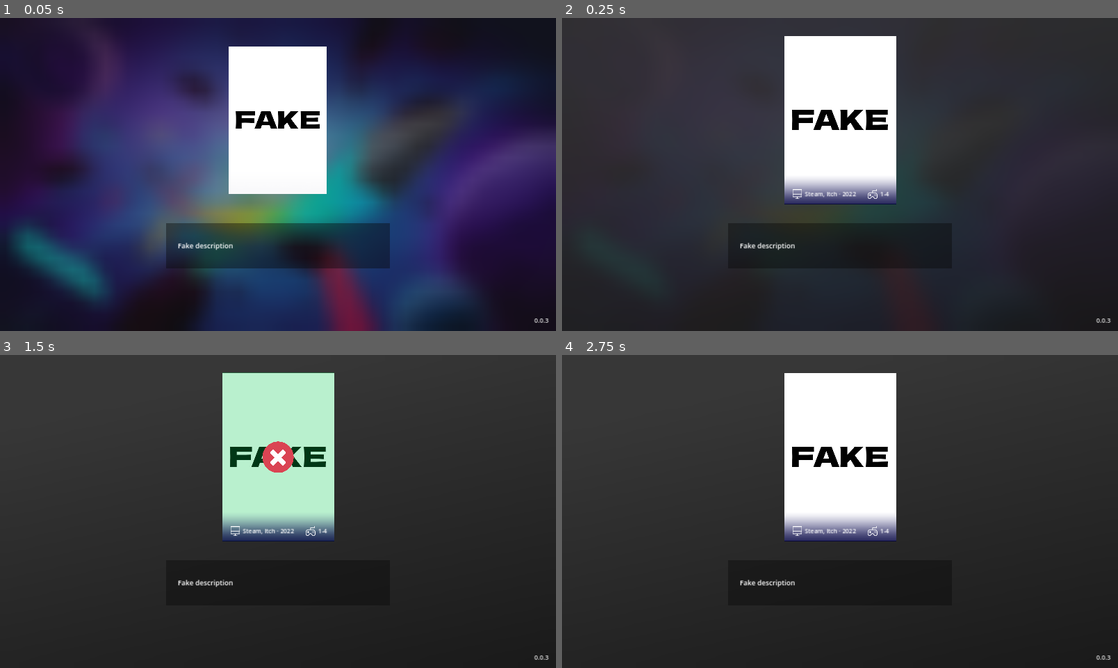
Above: before the commit, frames 1-4 (two rows, left to right).
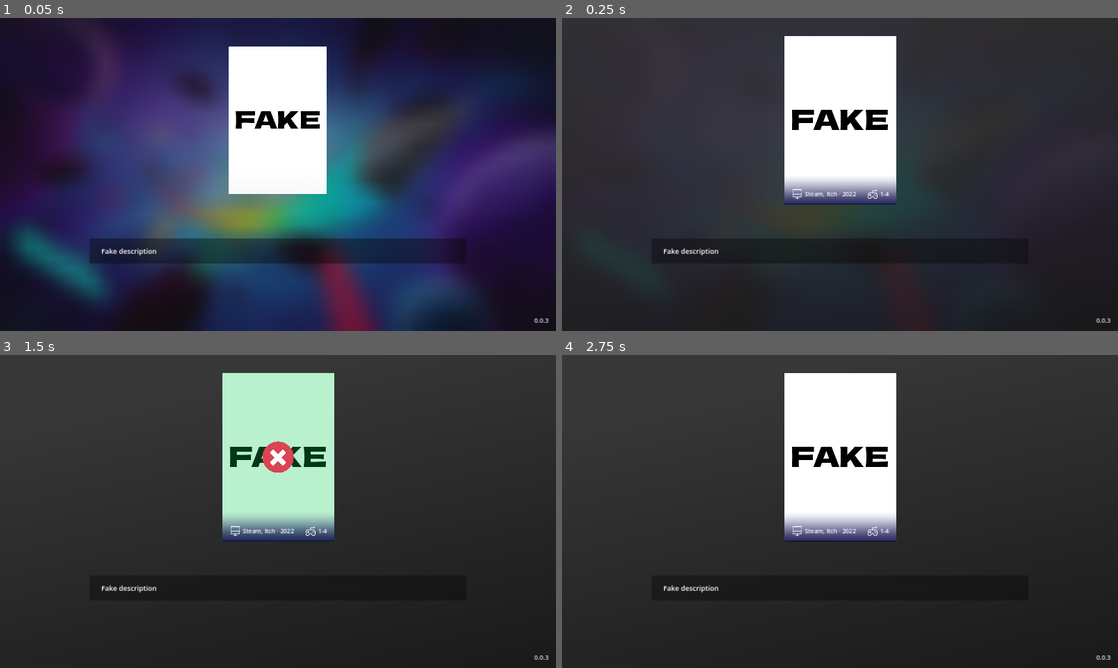
Above: after the commit, the same moments.

Repository: MrEliptik/game_launcher
Game: Godot game, scene res://scenes/app/app.tscn
Two runs of this game, one before a commit and one after it. Both use one fixed random seed, a clock stepped at 60 frames per second and the inputs below.
Inputs (mouse positions are in pixels of both pictures, inside the frame that each line leads up to):
- Up to frame 1 (0.05 s): no input
- Up to frame 2 (0.25 s): no input
- Up to frame 3 (1.5 s): move the mouse to (400, 495) at 0.52 s; hold Right (ui_right) 0.53-1.28 s; tap Enter at 1.25 s; move the mouse to (166, 527) at 1.27 s; hold Left (ui_left) from 1.28 s (still down)
- Up to frame 4 (2.75 s): tap Space at 2 s; move the mouse to (895, 442) at 2.02 s; release Left (ui_left) at 2.03 s; hold Right (ui_right) from 2.03 s (still down)

The runs differ from the first frame. In frame 1, 4.7% of the frame differs, in the area x 16-84%, y 65-80%; in frame 2, 0.2%; in frame 3, 0.2%; in frame 4, 0.2%.
Error in both runs: Invalid call. Nonexistent function 'has' in base 'Nil'. (res://shared/utils/update_checker.gd:29)

Commit message:
Add QR code showcase support for each game

Diff:
--- /dev/null
+++ b/qr_code/qr_code.gd
@@ -0,0 +1,666 @@
+## https://github.com/Greaby/godot-qrcode-generator
+class_name QrCode
+extends Node
+
+
+enum Encodings {NUMERIC, ALPHANUMERIC, KANJI, BYTES}
+
+enum ErrorCorrectionLevel {
+	LOW = 0,
+	MEDIUM = 1,
+	QUARTILE = 2,
+	HIGH = 3,
+}
+
+const ERROR_CORRECT_LEVEL_BITS = {
+	ErrorCorrectionLevel.LOW: 1,
+	ErrorCorrectionLevel.MEDIUM: 0,
+	ErrorCorrectionLevel.QUARTILE: 3,
+	ErrorCorrectionLevel.HIGH: 2,
+}
+
+const MAX_CAPACTITY = {
+	ErrorCorrectionLevel.LOW : [
+		19,34,55,80,108,136,156,194,232,274,324,370,428,461,523,589,
+		647,721,795,861,932,1006,1094,1174,1276,1370,1468,1531,1631,
+		1735,1843,1955,2071,2191,2306,2434,2566,2702,2812,2956
+	],
+	ErrorCorrectionLevel.MEDIUM : [
+		16,28,44,64,86,108,124,154,182,216,254,290,334,365,415,453,
+		507,563,627,669,714,782,860,914,1000,1062,1128,1193,1267,
+		1373,1455,1541,1631,1725,1812,1914,1992,2102,2216,2334
+	],
+	ErrorCorrectionLevel.QUARTILE: [
+		13,22,34,48,62,76,88,110,132,154,180,206,244,261,295,325,
+		367,397,445,485,512,568,614,664,718,754,808,871,911,985,
+		1033,1115,1171,1231,1286,1354,1426,1502,1582,1666
+	],
+	ErrorCorrectionLevel.HIGH: [
+		9,16,26,36,46,60,66,86,100,122,140,158,180,197,223,253,283,
+		313,341,385,406,442,464,514,538,596,628,661,701,745,793,845,
+		901,961,986,1054,1096,1142,1222,1276
+	]
+}
+
+const LENGTH_INFO_BITS = {
+	Encodings.NUMERIC : [10,12,14],
+	Encodings.ALPHANUMERIC : [9,11,13],
+	Encodings.KANJI : [8,10,12],
+	Encodings.BYTES : [8,16,16],
+}
+
+const ENCODING_INFO_BITS = {
+	Encodings.NUMERIC : [false, false, false, true],
+	Encodings.ALPHANUMERIC: [false, false, true, false],
+	Encodings.KANJI: [true, false, false, false],
+	Encodings.BYTES: [false, true, false, false],
+}
+
+const ECC_CODEWORDS_PER_BLOCK: Dictionary = {
+	ErrorCorrectionLevel.LOW : [
+		7,10,15,20,26,18,20,24,30,18,20,24,26,30,22,24,28,30,28,28,
+		28,28,30,30,26,28,30,30,30,30,30,30,30,30,30,30,30,30,30,30,
+	],
+	ErrorCorrectionLevel.MEDIUM: [
+		10,16,26,18,24,16,18,22,22,26,30,22,22,24,24,28,28,26,26,26,
+		26,28,28,28,28,28,28,28,28,28,28,28,28,28,28,28,28,28,28,28,
+	],
+	ErrorCorrectionLevel.QUARTILE: [
+		13,22,18,26,18,24,18,22,20,24,28,26,24,20,30,24,28,28,26,30,
+		28,30,30,30,30,28,30,30,30,30,30,30,30,30,30,30,30,30,30,30,
+	],
+	ErrorCorrectionLevel.HIGH: [
+		17,28,22,16,22,28,26,26,24,28,24,28,22,24,24,30,28,28,26,28,
+		30,24,30,30,30,30,30,30,30,30,30,30,30,30,30,30,30,30,30,30,
+	],
+}
+
+const NUM_ERROR_CORRECTION_BLOCKS: Dictionary = {
+	ErrorCorrectionLevel.LOW : [
+		1,1,1,1,1,2,2,2,2,4,4,4,4,4,6,6,6,6,7,8,8,9,9,10,
+		12,12,12,13,14,15,16,17,18,19,19,20,21,22,24,25,
+	],
+	ErrorCorrectionLevel.MEDIUM: [
+		1,1,1,2,2,4,4,4,5,5,5,8,9,9,10,10,11,13,14,16,17,17,
+		18,20,21,23,25,26,28,29,31,33,35,37,38,40,43,45,47,49,
+	],
+	ErrorCorrectionLevel.QUARTILE: [
+		1,1,2,2,4,4,6,6,8,8,8,10,12,16,12,17,16,18,21,20,23,23,
+		25,27,29,34,34,35,38,40,43,45,48,51,53,56,59,62,65,68,
+	],
+	ErrorCorrectionLevel.HIGH: [
+		1,1,2,4,4,4,5,6,8,8,11,11,16,16,18,16,19,21,25,25,25,34,
+		30,32,35,37,40,42,45,48,51,54,57,60,63,66,70,74,77,81,
+	],
+}
+
+const ALIGNMENT_PATTERNS = [
+		[],
+		[6, 18],
+		[6, 22],
+		[6, 26],
+		[6, 30],
+		[6, 34],
+		[6, 22, 38],
+		[6, 24, 42],
+		[6, 26, 46],
+		[6, 28, 50],
+		[6, 30, 54],
+		[6, 32, 58],
+		[6, 34, 62],
+		[6, 26, 46, 66],
+		[6, 26, 48, 70],
+		[6, 26, 50, 74],
+		[6, 30, 54, 78],
+		[6, 30, 56, 82],
+		[6, 30, 58, 86],
+		[6, 34, 62, 90],
+		[6, 28, 50, 72, 94],
+		[6, 26, 50, 74, 98],
+		[6, 30, 54, 78, 102],
+		[6, 28, 54, 80, 106],
+		[6, 32, 58, 84, 110],
+		[6, 30, 58, 86, 114],
+		[6, 34, 62, 90, 118],
+		[6, 26, 50, 74, 98, 122],
+		[6, 30, 54, 78, 102, 126],
+		[6, 26, 52, 78, 104, 130],
+		[6, 30, 56, 82, 108, 134],
+		[6, 34, 60, 86, 112, 138],
+		[6, 30, 58, 86, 114, 142],
+		[6, 34, 62, 90, 118, 146],
+		[6, 30, 54, 78, 102, 126, 150],
+		[6, 24, 50, 76, 102, 128, 154],
+		[6, 28, 54, 80, 106, 132, 158],
+		[6, 32, 58, 84, 110, 136, 162],
+		[6, 26, 54, 82, 110, 138, 166],
+		[6, 30, 58, 86, 114, 142, 170],
+	]
+
+const TERMINATOR_BITS = [false, false, false, false]
+
+const PADDING_BITS = [
+	[true,true,true,false,true,true,false,false],
+	[false,false,false,true,false,false,false,true],
+]
+
+var error_correct_level = ErrorCorrectionLevel.LOW
+
+var type_number : int = 1
+
+var encoding = Encodings.BYTES
+
+var module_count : int = 0
+
+var modules : Array = []
+
+var qr_data_list : Array = []
+var ecc_data_list : Array = []
+
+var qr_data_length : int = 0
+
+
+func get_data(input: String) -> Array:
+	var mask_pattern: int = _get_mask_pattern(input)
+	return generate(input, mask_pattern)
+
+
+func get_texture(input: String) -> ImageTexture:
+	var data: Array = get_data(input)
+	return _generate_texture_image(data)
+
+func get_num_raw_data_modules(ver: int) ->  int:
+		var result: int = (16 * ver + 128) * ver + 64
+		if ver >= 2:
+			var num_align: int = floor(ver / 7) + 2
+			result -= (25 * num_align - 10) * num_align - 55
+
+		if ver >= 7:
+			result -= 36
+
+		return result
+
+
+func generate(input: String, mask_pattern: int) -> Array:
+	_set_encoding_type(input)
+
+	_encode_data(input)
+
+	_set_minimum_type_number()
+
+	_set_info_segments()
+
+	_split_data_into_blocks()
+
+	_set_error_correction()
+
+	module_count = type_number * 4 + 17
+
+	modules = []
+	for row in range(module_count):
+		modules.insert(row , [])
+		for col in range(module_count):
+			modules[row].insert(col, null)
+
+	_set_position_detection_pattern(0, 0)
+	_set_position_detection_pattern(module_count - 7, 0)
+	_set_position_detection_pattern(0, module_count - 7)
+
+	_set_version_information()
+	_set_alignment_pattern()
+	_set_timing_pattern()
+
+	_setup_type_info(mask_pattern)
+
+	var zig_zag_positions = _get_data_zigzag_positions()
+	_set_data(zig_zag_positions)
+
+	_apply_mask_pattern(mask_pattern, zig_zag_positions)
+
+	return modules
+
+
+func _set_encoding_type(value: String) -> void:
+	var byte_array = value.to_utf8_buffer()
+
+	var is_numeric = true
+	for byte in byte_array:
+		is_numeric = is_numeric && byte >= 48 && byte <= 57
+
+	if is_numeric:
+		encoding = Encodings.NUMERIC
+		return
+
+	var is_alphanumeric = true
+	for character in value:
+		is_alphanumeric = is_alphanumeric && Utils.ALPHANUMERIC_CHARACTERS.has(character)
+
+	if is_alphanumeric:
+		encoding = Encodings.ALPHANUMERIC
+		return
+
+	encoding = Encodings.BYTES
+
+
+func _encode_data(value: String) -> void:
+	qr_data_length = len(value)
+
+	match encoding:
+		Encodings.NUMERIC:
+			_encode_numeric(value)
+		Encodings.ALPHANUMERIC:
+			_encode_alphanumeric(value)
+		Encodings.BYTES:
+			_encode_bytes(value)
+		Encodings.KANJI:
+			_encode_kanji(value)
+
+
+func _encode_numeric(value: String) -> void:
+	qr_data_list = []
+	var data = []
+	for index in range(0, ceil(value.length() / 3.0)):
+		data.append(value.substr(index * 3, 3).to_int())
+
+	for index in data.size():
+		var size = 10
+		if data[index] < 100:
+			size = 7
+
+		if data[index] < 10:
+			size = 4
+
+		qr_data_list.append_array(Utils.convert_to_binary(data[index], size))
+
+
+func _encode_alphanumeric(value: String) -> void:
+	qr_data_list = []
+	var data: Array = []
+	for index in range(0, ceil(value.length() / 2.0)):
+		var first_value: int = Utils.ALPHANUMERIC_CHARACTERS[value[index * 2]]
+		var second_value: int = -1
+
+		if index * 2 + 1 < value.length():
+			second_value = Utils.ALPHANUMERIC_CHARACTERS[value[index * 2 + 1]]
+
+		var result: Array
+		if second_value != -1:
+			result = Utils.convert_to_binary(first_value * 45 + second_value, 11)
+		else:
+			result = Utils.convert_to_binary(first_value, 6)
+
+		qr_data_list.append_array(result)
+
+
+func _encode_bytes(value: String) -> void:
+	qr_data_list = []
+	var byte_array = value.to_utf8_buffer()
+	for byte in byte_array:
+		qr_data_list.append_array(Utils.convert_to_binary(byte))
+
+
+func _encode_kanji(_value: String) -> void:
+	pass
+
+
+func _set_minimum_type_number() -> void:
+	var encoding_bits_size = len(ENCODING_INFO_BITS[encoding])
+
+	for version in range(1, 41):
+		var length_bits_size = _get_length_bits_size(version)
+
+		var total_bits_size = encoding_bits_size + length_bits_size + qr_data_list.size()
+		var total_bytes_size = ceil(total_bits_size / 8.0)
+
+		if total_bytes_size <= MAX_CAPACTITY[error_correct_level][version - 1]:
+			type_number = version
+			return
+
+
+func _get_length_bits_size(version: int) -> int:
+	var length_bits_size = LENGTH_INFO_BITS[encoding][0]
+
+	if version >= 10:
+		length_bits_size = LENGTH_INFO_BITS[encoding][1]
+
+	if version >= 27:
+		length_bits_size = LENGTH_INFO_BITS[encoding][2]
+
+	return length_bits_size
+
+
+func _set_info_segments() -> void:
+	var length_bits_size = _get_length_bits_size(type_number)
+	var length_bits = Utils.convert_to_binary(qr_data_length, length_bits_size)
+
+	qr_data_list = ENCODING_INFO_BITS[encoding] + length_bits + qr_data_list + TERMINATOR_BITS
+
+	var max_capacity = MAX_CAPACTITY[error_correct_level][type_number - 1]
+
+	if qr_data_list.size() / 8.0 > max_capacity:
+		qr_data_list.resize(max_capacity * 8)
+		return
+
+	while qr_data_list.size() % 8 != 0:
+		qr_data_list.append(false)
+
+	var padding_bits: Array = PADDING_BITS.duplicate(true)
+
+	while qr_data_list.size() / 8 < max_capacity:
+		qr_data_list.append_array(padding_bits[0])
+		padding_bits.reverse()
+
+
+func _split_data_into_blocks() -> void:
+	var num_blocks: int = NUM_ERROR_CORRECTION_BLOCKS[error_correct_level][type_number - 1]
+
+	var block_ecc_len: int = ECC_CODEWORDS_PER_BLOCK[error_correct_level][type_number - 1]
+
+	var raw_codewords: int = floor(get_num_raw_data_modules(type_number) / 8)
+	var num_short_blocks: int = num_blocks - raw_codewords % num_blocks
+	var short_block_len: int = floor(raw_codewords / num_blocks)
+
+	var result: = []
+	var off = 0
+
+	for block_index in range(num_blocks):
+		var end: int = off + (short_block_len - block_ecc_len + int(block_index >= num_short_blocks)) * 8
+
+		var block: Array = qr_data_list.slice(off, end);
+
+		result.push_back(block);
+		off = end
+
+	qr_data_list = result
+
+func _set_error_correction() -> void:
+	ecc_data_list = []
+	var block_ecc_len: int = ECC_CODEWORDS_PER_BLOCK[error_correct_level][type_number - 1]
+	var short_block_data_len: int = qr_data_list[0].size()
+
+	var rs = ReedSolomonGenerator.new(block_ecc_len)
+
+	for block_index in range(qr_data_list.size()):
+		ecc_data_list.append([])
+		var j = -1
+		var block_bytes = []
+		for index in qr_data_list[block_index].size():
+			if index % 8 == 0:
+				j += 1
+				block_bytes.append([])
+			block_bytes[j].append(qr_data_list[block_index][index])
+
+		for index in block_bytes.size():
+			block_bytes[index] = Utils.convert_to_decimal(block_bytes[index])
+
+		block_bytes = rs.get_remainder(block_bytes)
+
+		for byte in block_bytes:
+			ecc_data_list[block_index].append_array(Utils.convert_to_binary(byte, 8))
+
+
+func _apply_mask_pattern(mask_pattern: int, positions: Array) -> void:
+	var invert: bool = false
+
+	for position in positions:
+		match mask_pattern:
+			0:  invert = int(position.x + position.y) % 2 == 0
+			1:  invert = int(position.y) % 2 == 0
+			2:  invert = int(position.x) % 3 == 0
+			3:  invert = int(position.x + position.y) % 3 == 0
+			4:  invert = int(floor(position.x / 3) + floor(position.y / 2)) % 2 == 0
+			5:  invert = int(position.x * position.y) % 2 + int(position.x * position.y) % 3 == 0
+			6:  invert = (int(position.x * position.y) % 2 + int(position.x * position.y) % 3) % 2 == 0
+			7:  invert = (int(position.x + position.y) % 2 + int(position.x * position.y) % 3) % 2 == 0
+
+		if invert:
+			modules[position.x][position.y] = !modules[position.x][position.y]
+
+
+func _get_mask_pattern(input: String) -> int:
+	var min_lost_point = 0
+	var pattern = 0
+
+	for index in range(8):
+		generate(input, index)
+		var lost_point = get_lost_point()
+
+		if index == 0 or min_lost_point > lost_point:
+			min_lost_point = lost_point
+			pattern = index
+
+	return pattern
+
+
+func _set_position_detection_pattern(row, col) -> void:
+	for r in range(-1, 8):
+		for c in range(-1, 8):
+			if row + r <= -1 or module_count <= row + r or col + c <= -1 or module_count <= col + c:
+				continue
+
+			modules[row + r][col + c] = (
+				(0 <= r and r <= 6 and (c == 0 or c == 6) )
+				or (0 <= c and c <= 6 and (r == 0 or r == 6) )
+				or (2 <= r and r <= 4 and 2 <= c and c <= 4) )
+
+
+func _set_alignment_pattern() -> void:
+	var patterns = ALIGNMENT_PATTERNS[type_number - 1]
+
+	for row in patterns:
+		for col in patterns:
+			if modules[row][col] != null:
+				continue
+
+			for x in range(-2, 3):
+				for y in range(-2, 3):
+					modules[row + x][col + y] = (
+						x == -2 or x == 2 or y == -2 or y == 2
+						or (x == 0 and y == 0))
+
+
+func _set_timing_pattern() -> void:
+	for index in range(8, module_count - 8):
+		if modules[index][6] == null:
+			modules[index][6] = index % 2 == 0
+
+		if modules[6][index] == null:
+			modules[6][index] = index % 2 == 0
+
+
+func _set_version_information() -> void:
+	if type_number < 7:
+		return
+
+	var rem: int = type_number
+
+	for i in range(12):
+		rem = (rem << 1) ^ ((rem >> 11) * 0x1F25)
+
+	var bits: int = type_number << 12 | rem
+
+	for index in range(18):
+		var color: bool = ((bits >> index) & 1) != 0
+
+		var a: int = modules.size() - 11 + index % 3
+		var b: int = floor(index / 3)
+		modules[a][b] = color
+		modules[b][a] = color
+
+
+
+func _setup_type_info(mask_pattern) -> void:
+	var bits: int = 0;
+
+	var data = (ERROR_CORRECT_LEVEL_BITS[error_correct_level] << 3) | mask_pattern
+
+	var rem: int = data
+	for i in range(10):
+		rem = (rem << 1) ^ ((rem >> 9) * 0x537)
+	bits = (data << 10 | rem) ^ 0x5412;
+
+	for i in range(6):
+		modules[8][i] = ((bits >> i) & 1) == 1
+
+	modules[8][7] = ((bits >> 6) & 1) == 1
+	modules[8][8] = ((bits >> 7) & 1) == 1
+	modules[7][8] = ((bits >> 8) & 1) == 1
+
+	for i in range(9, 15):
+		modules[14 - i][8] = ((bits >> i) & 1) == 1
+
+	for i in range(8):
+		modules[modules.size() - 1 - i][8] = ((bits >> i) & 1) == 1
+
+	for i in range(8, 15):
+		modules[8][modules.size() - 15 + i] = ((bits >> i) & 1) == 1
+
+	modules[8][modules.size() - 8] = true
+
+
+func get_lost_point() -> int:
+	var lost_point = 0
+
+	# LEVEL1
+	for row in range(module_count):
+		for col in range(module_count):
+			var same_count = 0
+			var dark = modules[row][col]
+			for r in range(-1, 2):
+				if row + r < 0 or module_count <= row + r:
+					continue
+				for c in range(-1, 2):
+					if col + c < 0 or module_count <= col + c:
+						continue
+					if r == 0 and c == 0:
+						continue
+					if dark == modules[row + r][col + c]:
+						same_count += 1
+			if same_count > 5:
+				lost_point += (3 + same_count - 5)
+
+	# LEVEL2
+	for row in range(module_count - 1):
+		for col in range(module_count - 1):
+			var count = 0
+			if modules[row][col]:
+				count += 1
+			if modules[row + 1][col]:
+				count += 1
+			if modules[row][col + 1]:
+				count += 1
+			if modules[row + 1][col + 1]:
+				count += 1
+			if count == 0 or count == 4:
+				lost_point += 3
+
+	# LEVEL3
+	for row in range(module_count):
+		for col in range(module_count - 10):
+			if (
+				modules[row][col]
+				and not modules[row][col + 1]
+				and     modules[row][col + 2]
+				and     modules[row][col + 3]
+				and     modules[row][col + 4]
+				and not modules[row][col + 5]
+				and     modules[row][col + 6]
+				and not modules[row][col + 7]
+				and not modules[row][col + 8]
+				and not modules[row][col + 9]
+				and not modules[row][col + 10]
+			):
+				lost_point += 40
+
+	for col in range(module_count):
+		for row in range(module_count - 10):
+			if (
+				modules[row][col]
+				and not modules[row + 1][col]
+				and     modules[row + 2][col]
+				and     modules[row + 3][col]
+				and     modules[row + 4][col]
+				and not modules[row + 5][col]
+				and     modules[row + 6][col]
+				and not modules[row + 7][col]
+				and not modules[row + 8][col]
+				and not modules[row + 9][col]
+				and not modules[row + 10][col]
+			):
+				lost_point += 40
+
+	# LEVEL4
+	var dark_count = 0
+	for col in range(module_count):
+		for row in range(module_count):
+			if modules[row][col]:
+				dark_count += 1
+
+	var ratio = abs(100 * dark_count / module_count / module_count - 50) / 5
+	lost_point += ratio * 10
+
+	return lost_point
+
+
+func _generate_texture_image(data: Array) -> ImageTexture:
+	var image: Image = Image.create(data.size() + 2, data.size() + 2, false, Image.FORMAT_RGBA8)
+	image.fill(Color.WHITE)
+
+	for row in range(data.size()):
+		for col in range(data[row].size()):
+			var color = Color.BLACK if data[row][col] else Color.WHITE
+
+			if data[row][col] == null:
+				color = Color.GRAY
+
+			image.set_pixel(row + 1, col + 1, color)
+
+	var texture: ImageTexture = ImageTexture.new()
+	return texture.create_from_image(image)
+
+
+func _get_data_zigzag_positions() -> Array:
+	var result := [];
+
+	for row in range(modules.size() - 1, 1, -2):
+
+		# test if it's ok
+		if row <= 6:
+			row -= 1
+
+		for col in range(0, modules.size()):
+			for index in range(0, 2):
+				var position: Vector2 = Vector2(row - index, col)
+
+				# test upward
+				if ((row + 1) & 2) == 0:
+					position.y = modules.size() - 1 - col
+
+				if modules[position.x][position.y] == null:
+					result.append(position);
+	return result
+
+
+func _set_data(zig_zag_positions: Array) -> void:
+	var position_index = 0
+	for index in qr_data_list[qr_data_list.size() - 1].size() / 8:
+		for row in qr_data_list.size():
+			if qr_data_list[row].size() > index * 8:
+				for bits in range(8):
+					var position = zig_zag_positions[position_index]
+					modules[position.x][position.y] = qr_data_list[row][index * 8 + bits]
+					position_index += 1
+
+	for index in ecc_data_list[0].size() / 8:
+		for row in ecc_data_list.size():
+			if ecc_data_list[row].size() > index * 8:
+				for bits in range(8):
+					var position = zig_zag_positions[position_index]
+					modules[position.x][position.y] = ecc_data_list[row][index * 8 + bits]
+					position_index += 1
+
+	# Add Remainder Bits if necessary.
+	while position_index < zig_zag_positions.size():
+		var position = zig_zag_positions[position_index]
+		modules[position.x][position.y] = false
+		position_index += 1
--- /dev/null
+++ b/qr_code/reed_solomon_generator.gd
@@ -0,0 +1,55 @@
+class_name ReedSolomonGenerator
+extends Node
+
+
+var coefficients: Array = []
+
+
+func _init(degree: int) -> void:
+	if degree < 1 || degree > 255:
+		push_error("Degree out of range")
+
+	for _i in range(0, degree - 1):
+		coefficients.append(0)
+	coefficients.append(1)
+
+	var root: int = 1
+
+	for _i in range(0, degree):
+		for j in range(0, coefficients.size()):
+			coefficients[j] = self._multiply(coefficients[j], root)
+			if j + 1 < coefficients.size():
+				coefficients[j] ^= coefficients[j + 1]
+
+		root = self._multiply(root, 0x02)
+
+
+func get_remainder(data: Array) -> Array:
+	var result: Array = []
+	for _i in coefficients.size():
+		result.append(0)
+
+	for byte in data:
+		var factor = byte ^ result.pop_front()
+		result.append(0);
+
+		for index in coefficients.size():
+			result[index] ^= self._multiply(coefficients[index], factor)
+
+	return result;
+
+
+func _multiply(x: int, y: int) -> int:
+	if ((x >> 8) != 0 || (y >> 8) != 0):
+		push_error("Byte out of range")
+
+	var z: int = 0
+
+	for i in range(7, -1, -1):
+		z = ((z << 1)) ^ ((z >> 7) * 0x11D)
+		z ^= ((y >> i) & 1) * x
+
+	if (z >> 8) != 0:
+		push_error("Assertion error")
+
+	return z
--- /dev/null
+++ b/qr_code/utils.gd
@@ -0,0 +1,64 @@
+class_name Utils
+extends Node
+
+
+const ALPHANUMERIC_CHARACTERS: Dictionary = {
+	"0" : 0,
+	"1" : 1,
+	"2" : 2,
+	"3" : 3,
+	"4" : 4,
+	"5" : 5,
+	"6" : 6,
+	"7" : 7,
+	"8" : 8,
+	"9" : 9,
+	"A" : 10,
+	"B" : 11,
+	"C" : 12,
+	"D" : 13,
+	"E" : 14,
+	"F" : 15,
+	"G" : 16,
+	"H" : 17,
+	"I" : 18,
+	"J" : 19,
+	"K" : 20,
+	"L" : 21,
+	"M" : 22,
+	"N" : 23,
+	"O" : 24,
+	"P" : 25,
+	"Q" : 26,
+	"R" : 27,
+	"S" : 28,
+	"T" : 29,
+	"U" : 30,
+	"V" : 31,
+	"W" : 32,
+	"X" : 33,
+	"Y" : 34,
+	"Z" : 35,
+	" " : 36,
+	"$" : 37,
+	"%" : 38,
+	"*" : 39,
+	"+" : 40,
+	"-" : 41,
+	"." : 42,
+	"/" : 43,
+	":" : 44,
+}
+
+static func convert_to_binary(data: int, size: int = 8) -> Array:
+	var result := []
+	for index in range(size - 1, -1, -1): # range size to 0
+		result.append(data >> index & 1 == 1)
+
+	return result
+
+static func convert_to_decimal(binary_value: Array):
+	var result = 0
+	for c in binary_value:
+		result = (result << 1) + int(c)
+	return result
--- a/scenes/app/app.tscn
+++ b/scenes/app/app.tscn
@@ -120,32 +120,38 @@
 uri = "https://api.github.com/repos/MrEliptik/GameLauncher/releases/latest"
 script = ExtResource("4_df76v")
 
-[node name="PanelContainer" type="PanelContainer" parent="."]
+[node name="HBoxContainer" type="HBoxContainer" parent="."]
 layout_mode = 1
 anchors_preset = -1
 anchor_left = 0.5
 anchor_top = 1.0
 anchor_right = 0.5
 anchor_bottom = 1.0
-offset_left = -386.0
-offset_top = -373.0
-offset_right = 386.0
-offset_bottom = -215.0
+offset_left = -650.0
+offset_top = -400.0
+offset_right = 650.0
+offset_bottom = -150.0
 grow_horizontal = 2
+theme_override_constants/separation = 0
+
+[node name="PanelContainer" type="PanelContainer" parent="HBoxContainer"]
+layout_mode = 2
+size_flags_horizontal = 3
+size_flags_vertical = 4
 theme_override_styles/panel = SubResource("StyleBoxFlat_w6y87")
 
-[node name="MarginContainer" type="MarginContainer" parent="PanelContainer"]
+[node name="MarginContainer" type="MarginContainer" parent="HBoxContainer/PanelContainer"]
 layout_mode = 2
 theme_override_constants/margin_left = 40
 theme_override_constants/margin_top = 25
 theme_override_constants/margin_right = 40
 theme_override_constants/margin_bottom = 25
 
-[node name="Description" type="VBoxContainer" parent="PanelContainer/MarginContainer"]
+[node name="Description" type="VBoxContainer" parent="HBoxContainer/PanelContainer/MarginContainer"]
 layout_mode = 2
 theme_override_constants/separation = 10
 
-[node name="Title" type="Label" parent="PanelContainer/MarginContainer/Description"]
+[node name="Title" type="Label" parent="HBoxContainer/PanelContainer/MarginContainer/Description"]
 visible = false
 layout_mode = 2
 theme_override_font_sizes/font_size = 38
@@ -153,13 +159,20 @@
 horizontal_alignment = 1
 vertical_alignment = 1
 
-[node name="Description" type="Label" parent="PanelContainer/MarginContainer/Description"]
+[node name="Description" type="Label" parent="HBoxContainer/PanelContainer/MarginContainer/Description"]
 layout_mode = 2
 size_flags_vertical = 3
 theme_override_font_sizes/font_size = 24
 text = "Lorem ipsum dolor sit amet, consectetur adipiscing elit, sed do eiusmod tempor incididunt ut labore et dolore magna aliqua."
 vertical_alignment = 1
 autowrap_mode = 3
+
+[node name="QRRect" type="TextureRect" parent="HBoxContainer"]
+texture_filter = 1
+layout_mode = 2
+size_flags_horizontal = 10
+expand_mode = 2
+stretch_mode = 4
 
 [node name="MouseFilter" type="ColorRect" parent="."]
 visible = false
--- a/scenes/app/scripts/app.gd
+++ b/scenes/app/scripts/app.gd
@@ -11,11 +11,14 @@
 @onready var timer: Timer = Timer.new()
 @onready var games_container: Control = $Games
 @onready var no_game_found = $NoGameFound
-@onready var title: Label = $PanelContainer/MarginContainer/Description/Title
-@onready var description: Label = $PanelContainer/MarginContainer/Description/Description
+@onready var title: Label = $HBoxContainer/PanelContainer/MarginContainer/Description/Title
+@onready var description: Label = $HBoxContainer/PanelContainer/MarginContainer/Description/Description
 @onready var version_btn = $VersionBtn
+@onready var qr_rect: TextureRect = $HBoxContainer/QRRect
 
 @onready var update_checker := UpdateChecker.new()
+
+var qr_generator: QrCode = null
 
 func _ready() -> void:
 	add_child(update_checker)
@@ -26,6 +29,10 @@
 	var base_dir: String = ProjectSettings.globalize_path("res://") if OS.has_feature("editor") else OS.get_executable_path().get_base_dir()
 	create_game_folder(base_dir)
 	parse_games(base_dir.path_join("games"))
+
+	#configure QR generator
+	qr_generator = QrCode.new()
+	qr_generator.error_correct_level = QrCode.ErrorCorrectionLevel.LOW
 
 	if games.is_empty():
 		no_game_found.visible = true
@@ -155,6 +162,7 @@
 	dict["release_date"] = config.get_value("GAME", "release_date")
 	dict["platforms"] = config.get_value("GAME", "platforms")
 	dict["arguments"] = config.get_value("GAME", "arguments")
+	dict["qr_url"] = config.get_value("GAME", "qr_url")
 	dict["order"] = config.get_value("SETTINGS", "order")
 	dict["visible"] = config.get_value("SETTINGS", "visible")
 	dict["pinned"] = config.get_value("SETTINGS", "pinned")
@@ -193,6 +201,16 @@
 	else:
 		description.text = who.properties["description"]
 
+	# Also works in .ini has no "qr_url" property
+	var qr_url: String = who.properties.get("qr_url") if who.properties.get("qr_url") else ""
+	if not qr_url.is_empty():
+		var texture: ImageTexture = qr_generator.get_texture(qr_url)
+		qr_rect.texture = texture
+		qr_rect.visible = true
+	else:
+		qr_rect.visible = false
+		#TODO resize the description label accordingly?
+
 	title.text = who.game_name
 
 	if not who.properties.has("bg"):
